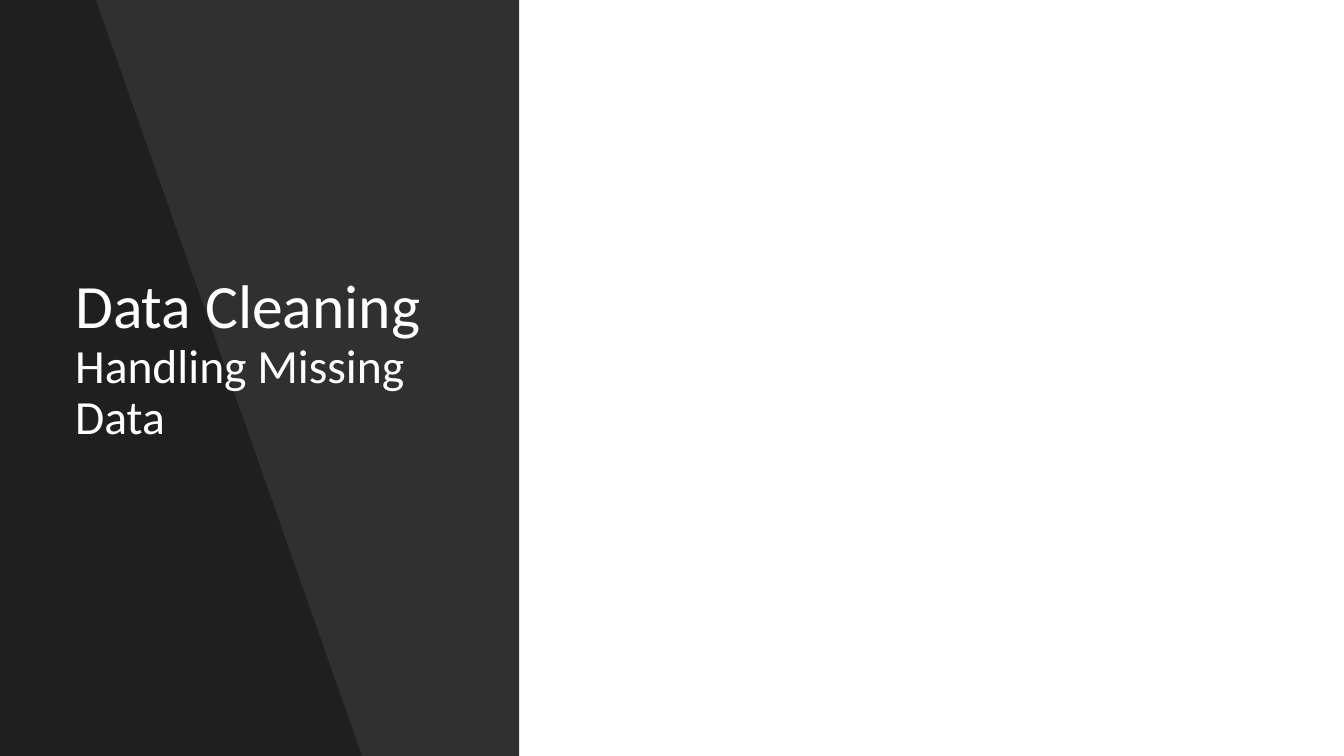
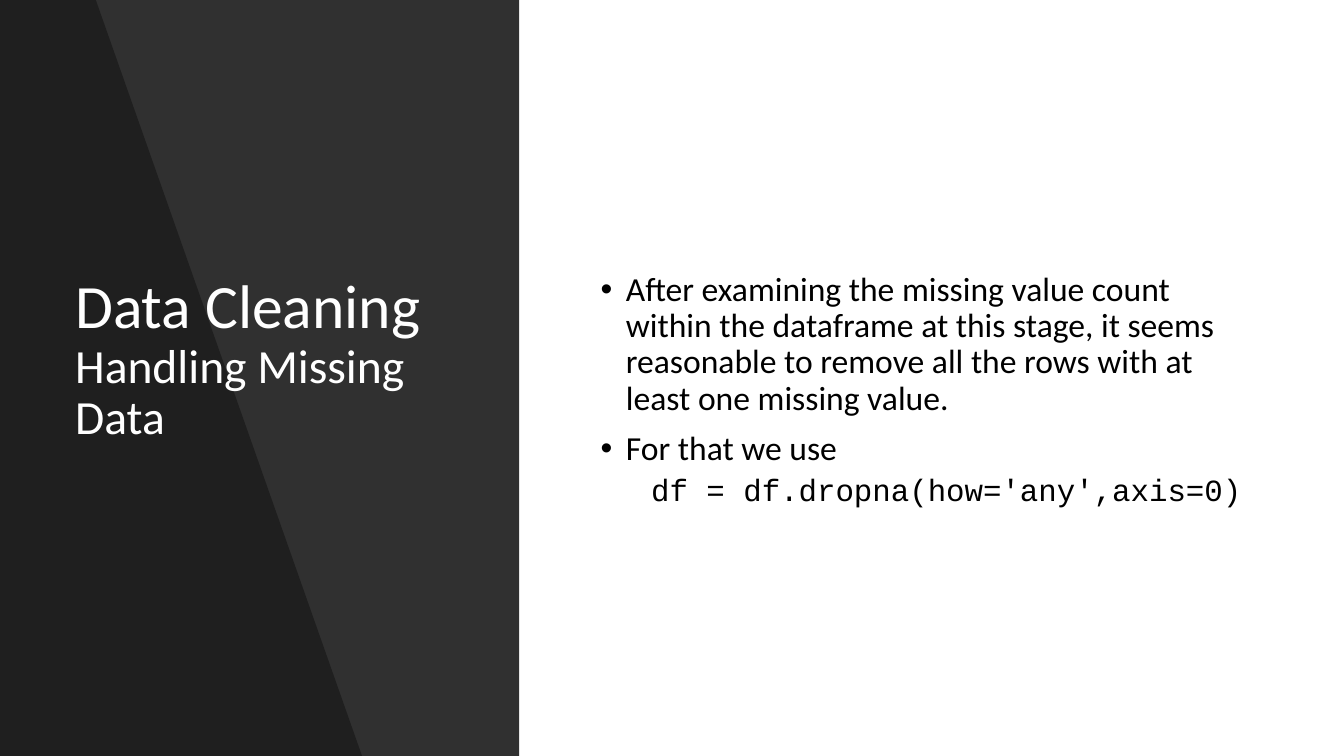
Before and after one commit to Moaaz-Mahmoud/Third-Year-Electrical-Testing-3A, a slide deck: slide 12 of projects-for-the-practical-exam/house-pricing/presentation.pptx (slide 8 before the commit). Drawn at 1344x756 pixels with LibreOffice and Linux fonts; fonts in the diff are those of the drawing. Boxes give left, top, right and bottom in pixels: in the first picture for what was removed or moved away, otherwise in the second. Text is boxed around its words. In the diff, an @@ line names an element or a change of style, - is before the commit and + after.

```diff
--- a/projects-for-the-practical-exam/house-pricing/presentation.pptx
+++ b/projects-for-the-practical-exam/house-pricing/presentation.pptx
@@ text added at box(626, 277, 1241, 508), 24 pt, text #000000 @@
+• After examining the missing value count within the dataframe at this stage, it seems reasonable to remove all the rows with at least one missing value.
+• For that we use
+  df = df.dropna(how='any',axis=0)
```
Also in this commit, not shown: 5 other slides changed, 10 slides added, 2 slides removed, 32 other files.
